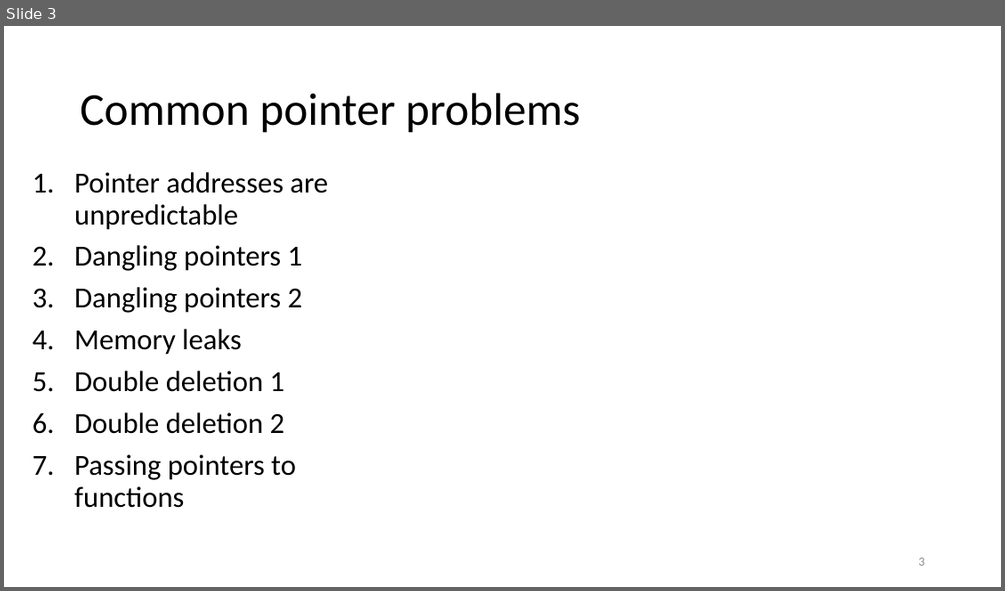
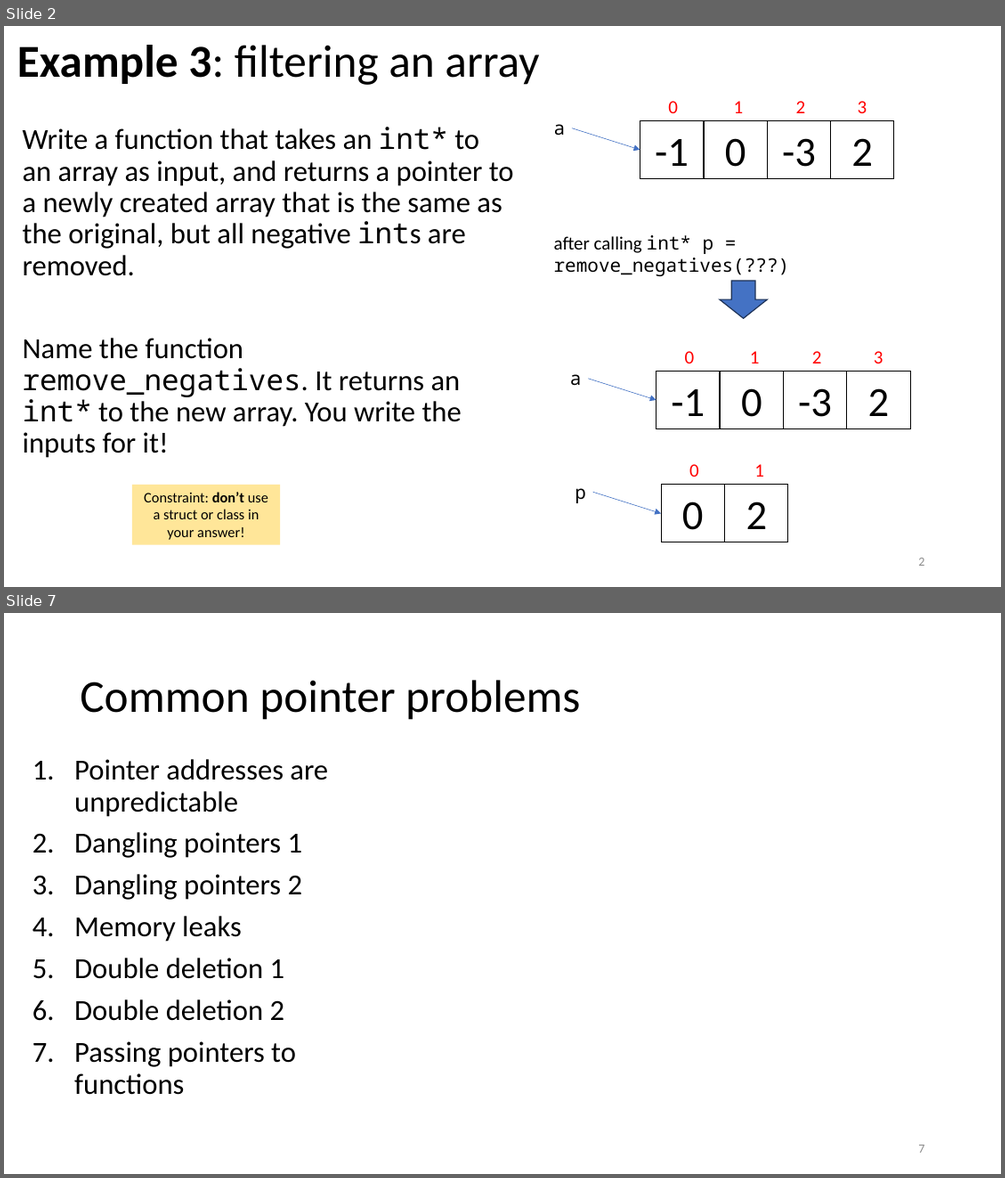
Before and after one commit to tjd1234/cmpt135spring2024, a slide deck: sample_code/week4/week4_cmpt135.pptx. Shown one above the other, each under a label of ours: slide 3 before the commit, slides 2 and 7 after it; the slides between them are not shown. The pictures are 1005x591 and 1005x1178 pixels, drawn with LibreOffice and Linux fonts; fonts in the diff are those of the drawing. Boxes give left, top, right and bottom in pixels: in the first picture for what was removed or moved away, otherwise in the second. Text is boxed around its words. In the diff, an @@ line names an element or a change of style, - is before the commit and + after.

```diff
--- a/sample_code/week4/week4_cmpt135.pptx
+++ b/sample_code/week4/week4_cmpt135.pptx
@@ slide 2 added at (4, 26, 1001, 587), background #FFFFFF @@
@@ title added at (17, 45, 539, 85), 44 pt, text #000000 @@
+Example 3: filtering an array
@@ group added at (640, 101, 895, 178): 4 rectangles, 4 texts @@
+-1
+0
+-3
+2
+0
+1
+2
+3
@@ text added at (23, 127, 514, 458), 28 pt, text #000000 @@
+Write a function that takes an int* to an array as input, and returns a pointer to a newly created array that is the same as the original, but all negative ints are removed.
+Name the function remove_negatives. It returns an int* to the new array. You write the inputs for it!
@@ text added at (554, 124, 566, 135), 18 pt, text #000000 @@
+a
@@ arrow added from (572, 128) to (640, 150), #4472C4 0.5 pt @@
@@ text added at (554, 235, 790, 276), 18 pt, text #000000 @@
+after calling int* p = remove_negatives(???)
@@ down arrow added at (720, 281, 768, 318), fill #4472C4, outline #1E3256 1 pt @@
@@ group added at (656, 351, 910, 428): 4 rectangles, 4 texts @@
+-1
+0
+-3
+2
+0
+1
+2
+3
@@ text added at (570, 374, 582, 385), 18 pt, text #000000 @@
+a
@@ arrow added from (588, 378) to (656, 400), #4472C4 0.5 pt @@
@@ text added at (689, 464, 699, 476), 18 pt, text #FF0000 @@
+0
@@ text added at (754, 464, 764, 476), 18 pt, text #FF0000 @@
+1
@@ rectangle added at (132, 484, 280, 545), fill #FFE699, 14 pt, text #000000 @@
+Constraint: don’t use a struct or class in your answer!
@@ text added at (574, 488, 586, 503), 18 pt, text #000000 @@
+p
@@ arrow added from (593, 491) to (662, 514), #4472C4 0.5 pt @@
@@ rectangle added at (662, 484, 725, 542), outline #000000 0.75 pt, 40 pt, text #000000 @@
+0
@@ rectangle added at (725, 484, 788, 542), outline #000000 0.75 pt, 40 pt, text #000000 @@
+2
@@ page number added at (918, 557, 924, 565), 12 pt, text #8C8C8C @@
+2
@@ what was slide 3 is now slide 7 @@
@@ page number at (918, 1144, 924, 1152): text changed @@
-3
+7
```
Also in this commit, not shown: 20 slides changed, 6 other slides added, 1 slide removed, 1 other file.
